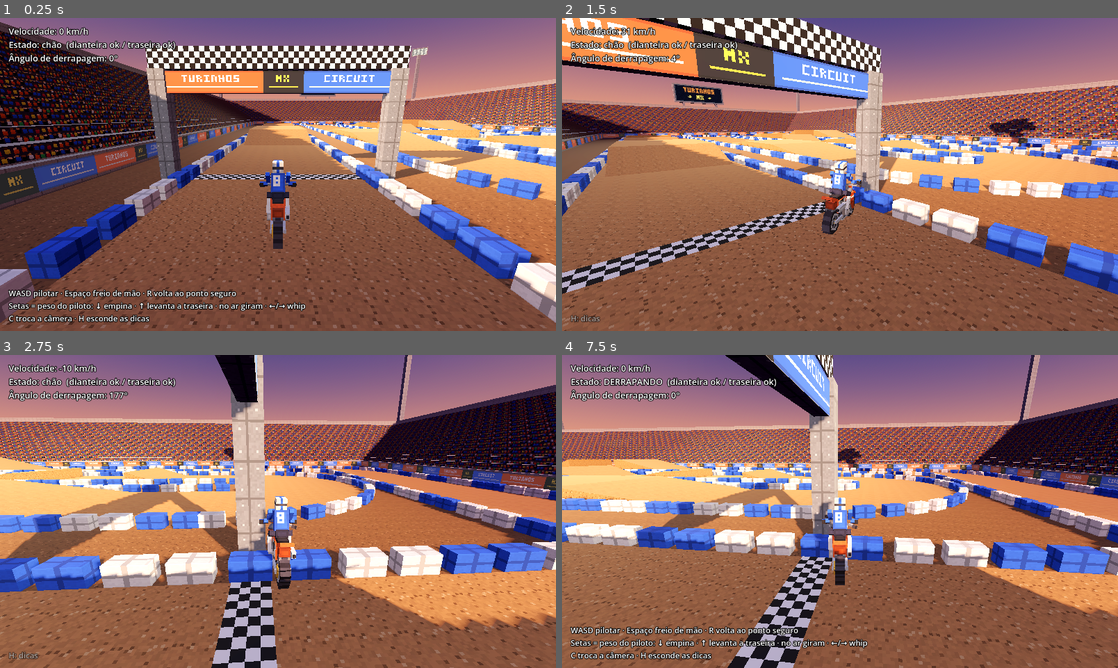
Above: before the commit, frames 1-4 (two rows, left to right).
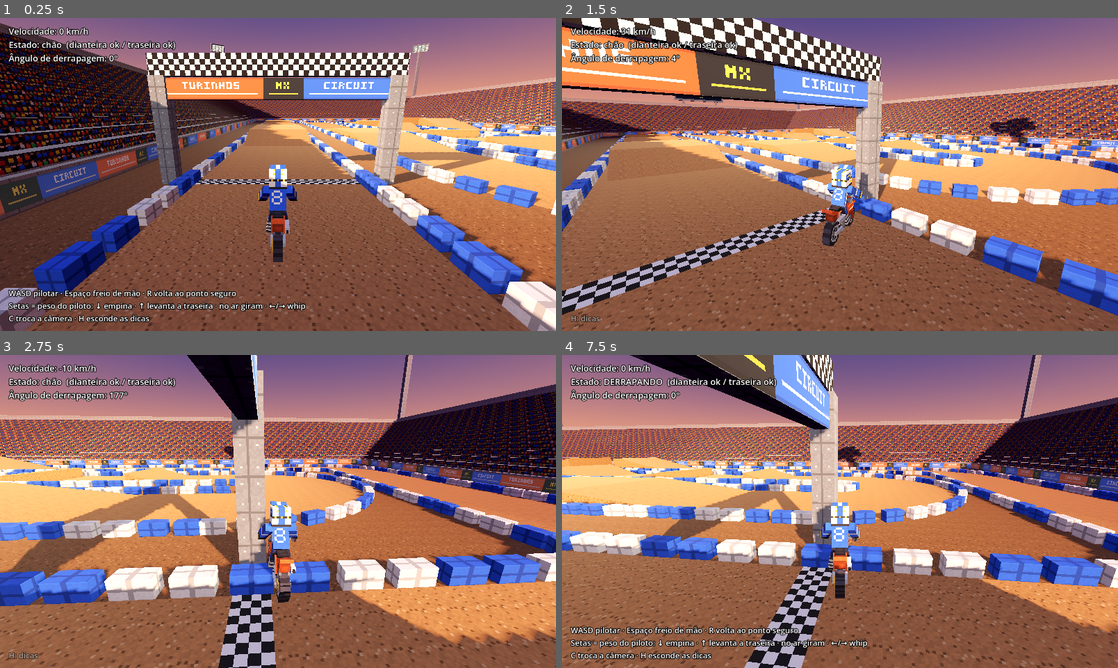
Above: after the commit, the same moments.

Repository: carvguilherme8/turinhos_circuit
Game: Godot game, scene res://scenes/tracks/stadium_circuit.tscn
Two runs of this game, one before a commit and one after it. Both use one fixed random seed, a clock stepped at 60 frames per second and the inputs below.
Inputs:
- Up to frame 1 (0.25 s): no input
- Up to frame 2 (1.5 s): hold D (direita) 0.53-1.28 s; hold W (acelerar) 0.53-1.28 s; hold Down (inclinar_tras) from 1.28 s (still down); tap H (alternar_dicas) at 1.35 s
- Up to frame 3 (2.75 s): release Down (inclinar_tras) at 2.03 s; hold D (direita) from 2.03 s (still down); hold S (frear) from 2.03 s (still down)
- Up to frame 4 (7.5 s): release D (direita) at 2.78 s; release S (frear) at 2.78 s; hold Up (inclinar_frente) 2.78-3.53 s; tap one key every 1.5 s from 2.85 s: Space (freio_mao) W (acelerar) S (frear) C (trocar_camera); hold C (trocar_camera) 3.53-4.28 s; hold A (esquerda) 3.53-5.03 s; hold Down (inclinar_tras) 5.03-5.78 s; hold H (alternar_dicas) 5.03-5.78 s; hold D (direita) 5.78-6.53 s; hold Up (inclinar_frente) 6.53-7.28 s; hold Space (freio_mao) 6.53-7.28 s; hold D (direita) from 7.28 s (still down)

The runs differ from the first frame. In frame 1, 38% of the frame differs, in the area x 0-100%, y 1-100%; in frame 2, 40%; in frame 3, 40%, in the area x 0-100%, y 0-100%; in frame 4, 39%.

Commit message:
art: piloto no estilo boneco do Minecraft com capacete detalhado
- Proporções do jogador do Minecraft (cabeça 8, tronco 8x12x4, membros 4x12x4)
  e pose por rotação dos ossos: pernas até as pedaleiras, braços até as manoplas
- Capacete desenhado pixel a pixel: faixa central e filetes, seta lateral,
  elástico, óculos com lente em degradê e reflexo, queixeira com respiros, pala
- Ossos viram nós no Godot (cabeça, tronco, braços, pernas); escala 0,9 na moto
- gen_motocross: grupos podem ter rotação (bbmodel e glb)
- Câmera de perseguição um pouco mais alta para o piloto não tampar a pista

Diff:
--- a/scenes/bike/bike.tscn
+++ b/scenes/bike/bike.tscn
@@ -54,6 +54,7 @@
 [node name="Model" parent="Visual" instance=ExtResource("3_model")]
 
 [node name="Rider" parent="Visual" instance=ExtResource("4_rider")]
+transform = Transform3D(0.9, 0, 0, 0, 0.9, 0, 0, 0, 0.9, 0, 0.425, 0.2375)
 
 [node name="FirstPersonCamera" type="Camera3D" parent="Visual"]
 transform = Transform3D(1, 0, 0, 0, 0.970296, 0.241922, 0, -0.241922, 0.970296, 0, 1.62, 0.02)
--- a/scripts/bike/bike.gd
+++ b/scripts/bike/bike.gd
@@ -81,6 +81,7 @@
 var _rear_wheel_rest_y: float = 0.0
 var _fork_slider_rest: Vector3
 var _swingarm_length: float = 0.5
+var _rider_upper_rest_x: float = 0.0
 var _visual_rest: Vector3
 var _visual_lean: float = 0.0
 ## Ângulo visual numa roda só (segue o pêndulo; no ar volta suave para zero).
@@ -113,6 +114,8 @@
 	_rear_wheel_y = _rear_wheel_rest_y
 	_fork_slider_rest = fork_slider.position
 	_visual_rest = _visual.position
+	if rider_upper:
+		_rider_upper_rest_x = rider_upper.rotation.x
 	_swingarm_length = Vector2(rear_wheel.position.y, rear_wheel.position.z).length()
 
 
@@ -498,7 +501,8 @@
 	swingarm.rotation.x = -asin(clampf(rear_travel / _swingarm_length, -0.9, 0.9))
 
 	if rider_upper:
-		var lean_back := _rider_pitch * deg_to_rad(rider_lean_degrees)
+		# Inclina a partir da pose do modelo (o tronco já vem inclinado para frente).
+		var lean_back := _rider_upper_rest_x + _rider_pitch * deg_to_rad(rider_lean_degrees)
 		rider_upper.rotation.x = lerp_angle(rider_upper.rotation.x, lean_back, clampf(10.0 * delta, 0.0, 1.0))
 
 	var spin := -forward_speed / stats.wheel_radius * delta
--- a/scripts/camera/chase_camera.gd
+++ b/scripts/camera/chase_camera.gd
@@ -4,8 +4,8 @@
 
 @export var target: Node3D
 @export var distance: float = 6.0
-@export var height: float = 2.5
-@export var look_height: float = 1.0
+@export var height: float = 3.0
+@export var look_height: float = 1.4
 ## Quanto maior, mais "colada" a câmera fica no alvo.
 @export var follow_speed: float = 6.0
 
Binary file changed: assets/models/riders/rider/rider.glb
Binary file changed: assets/models/riders/rider/rider.png
Not shown, changed: assets/models/riders/rider/rider.bbmodel
Not shown, changed: tools/gen_motocross.py
Not shown, changed: tools/gen_rider.py
